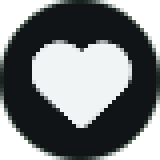
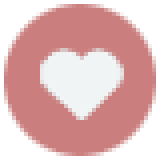
Revision of a layered 160px x 160px image; what changed, layer by layer:
painted on "레이어 2" over <box>32,40,132,128</box>
renamed "레이어 1" to "Layer 2", painted on it over <box>0,0,160,160</box>
